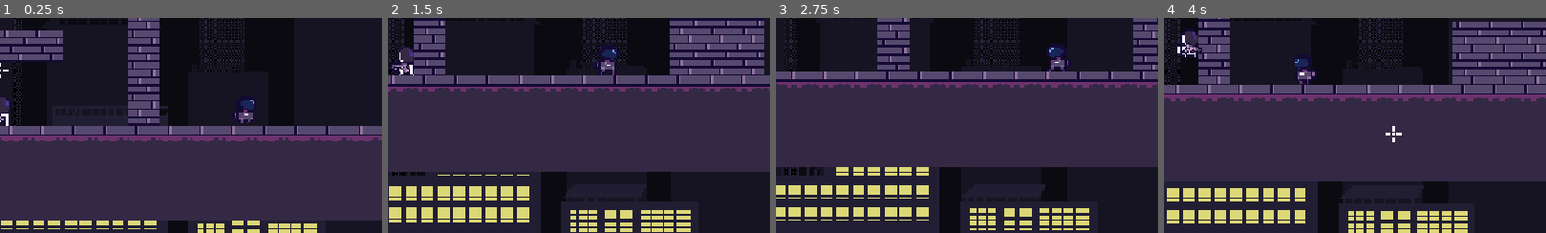
Above: before the commit, frames 1-4 (left to right).
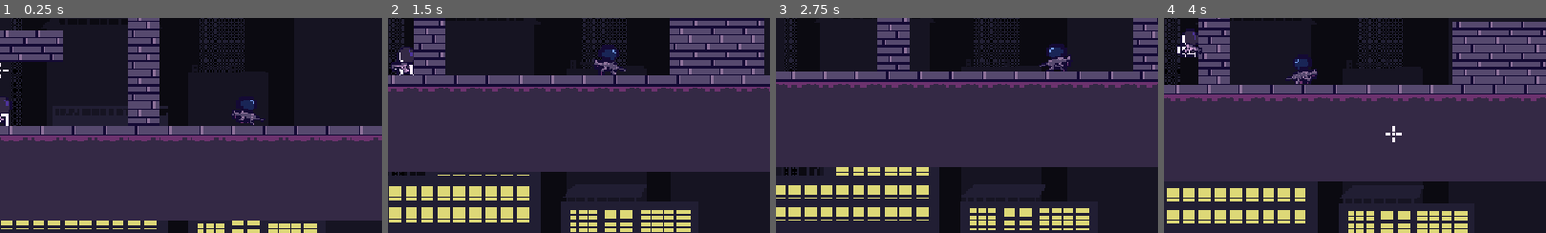
Above: after the commit, the same moments.

Repository: kyteidev/rogueshot
Game: Godot game, scene res://scenes/game_debug.tscn
The game is run twice, just before and just after one commit, with the same random seed, the same clock (stepped at 60 frames per second) and the same inputs.
Inputs (mouse positions are % of the whole screen's width and height, from its top left):
- Up to frame 1 (0.25 s): no input
- Up to frame 2 (1.5 s): move the mouse to (72, 45) at 0.52 s; press the mouse at (72, 45) at 0.53 s; hold D (player_right) from 0.53 s (still down); tap W (player_jump) at 0.77 s; move the mouse to (30, 55) at 1.27 s; release the mouse at (30, 55) at 1.28 s; tap Shift (player_sprint) at 1.35 s
- Up to frame 3 (2.75 s): tap W (player_jump) at 1.52 s; move the mouse to (60, 28) at 2.02 s; release D (player_right) at 2.03 s; hold A (player_left) from 2.03 s (still down); tap 1 (weapon_1) at 2.1 s
- Up to frame 4 (4 s): move the mouse to (45, 70) at 2.77 s; release A (player_left) at 2.78 s; hold D (player_right) from 2.78 s (still down); tap 2 (weapon_2) at 2.85 s; tap W (player_jump) at 3.02, 3.77 s; move the mouse to (80, 65) at 3.52 s; tap Q (weapon_cycle) at 3.6 s
The pictures show only the part of the screen within x 50-100%, y 38-88%; the shares and areas given below are measured in that part.

The runs differ from the first frame. In frame 1, 0.2% of the frame differs, in the area x 60-69%, y 42-50%; in frame 2, 0.2%; in frame 3, 0.2%, in the area x 68-77%, y 17-25%; in frame 4, 0.2%.

Commit message:
add enemy weapon, still not functional though

Diff:
--- a/scenes/characters/enemy.tscn
+++ b/scenes/characters/enemy.tscn
@@ -2,6 +2,7 @@
 
 [ext_resource type="Script" uid="uid://bpqxislc5uiqk" path="res://scripts/enemy.gd" id="1_4ra3w"]
 [ext_resource type="Texture2D" uid="uid://bxil48e432vuf" path="res://assets/sprites/enemy1.png" id="1_md0e3"]
+[ext_resource type="Texture2D" uid="uid://b01e1rwshiegl" path="res://assets/sprites/weapons/rifle.png" id="3_f2e6v"]
 
 [sub_resource type="AtlasTexture" id="AtlasTexture_md484"]
 atlas = ExtResource("1_md0e3")
@@ -135,14 +136,26 @@
 [node name="AnimatedSprite2D" type="AnimatedSprite2D" parent="." unique_id=1345892962]
 position = Vector2(0, -8)
 sprite_frames = SubResource("SpriteFrames_md0e3")
-animation = &"death"
+animation = &"idle"
 autoplay = "idle"
-frame = 2
-frame_progress = 0.61326486
 
 [node name="CollisionShape2D" type="CollisionShape2D" parent="." unique_id=1475566916]
 position = Vector2(0, -7)
 shape = SubResource("CapsuleShape2D_nxcxh")
+
+[node name="Weapon" type="Node2D" parent="." unique_id=619093705]
+position = Vector2(0, -5)
+rotation = 0.2617994
+
+[node name="Rifle1" type="Sprite2D" parent="Weapon" unique_id=455243674]
+scale = Vector2(0.6, 0.6)
+texture = ExtResource("3_f2e6v")
+offset = Vector2(3, 0)
+
+[node name="Marker2D" type="Marker2D" parent="Weapon/Rifle1" unique_id=554835805]
+position = Vector2(16, -0.5)
+
+[node name="Timer" type="Timer" parent="Weapon" unique_id=1442157855]
 
 [node name="WallRay" type="RayCast2D" parent="." unique_id=254261750]
 position = Vector2(0, -7)
--- a/scripts/enemy.gd
+++ b/scripts/enemy.gd
@@ -19,6 +19,8 @@
 
 const DAMAGE_FLASH_DELAY = 0.04
 
+const PATROL_WEAPON_TILT = 15.0
+
 var state = State.PATROL
 var target: CharacterBody2D = null
 var died = false
@@ -28,6 +30,9 @@
 var speed = 0.0
 
 @onready var anim = $AnimatedSprite2D
+@onready var weapon = $Weapon
+@onready var weapon_sprite = $Weapon/Rifle1
+
 @onready var wall_ray = $WallRay
 @onready var ledge_ray = $LedgeRay
 
@@ -36,6 +41,14 @@
 	if vel.y < 0:
 		return GRAVITY
 	return FALL_GRAVITY
+
+
+func _process(_delta: float) -> void:
+	var weapon_scale = weapon_sprite.scale.y
+	if direction < 0:
+		weapon_sprite.scale.y = abs(weapon_scale) * -1
+	else:
+		weapon_sprite.scale.y = abs(weapon_scale)
 
 
 func _physics_process(delta: float) -> void:
@@ -90,6 +103,8 @@
 
 	if is_on_floor() and (wall_ray.is_colliding() or not ledge_ray.is_colliding()):
 		direction *= -1
+		weapon.rotation = deg_to_rad(PATROL_WEAPON_TILT if direction > 0 else 180.0 - PATROL_WEAPON_TILT)
+
 		anim.flip_h = not anim.flip_h
 		wall_ray.target_position *= -1
 		ledge_ray.position.x *= -1
